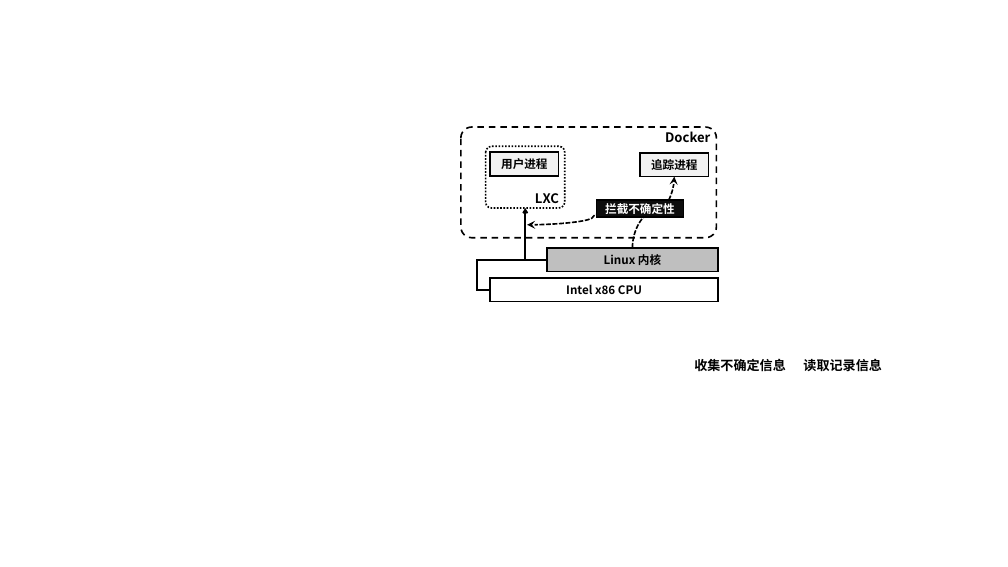
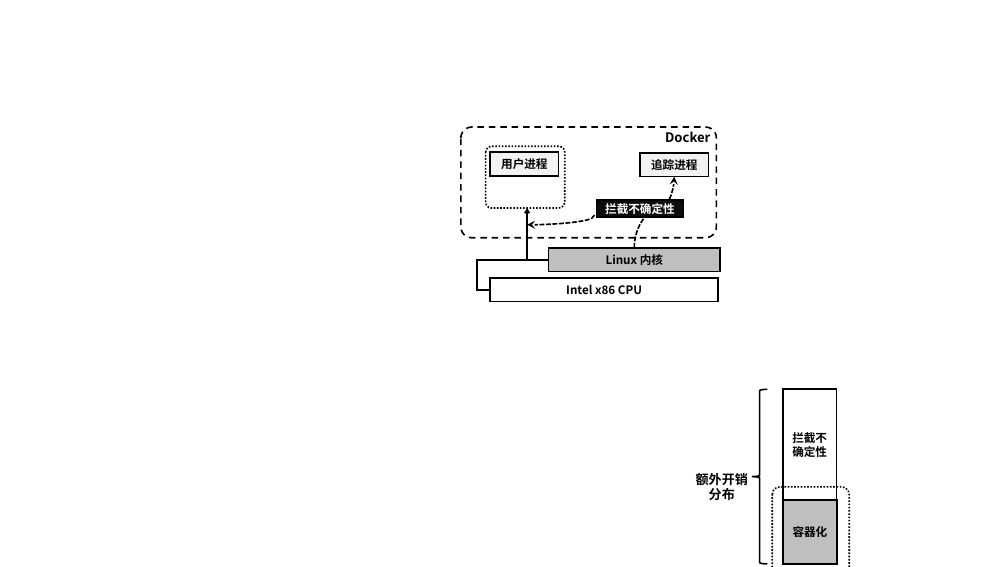
Before and after one commit to Cu1Ao/HelpMe, a slide deck: slide 9 of 插图.pptx (slide 6 before the commit). Drawn at 1008x567 pixels with LibreOffice and Linux fonts; fonts in the diff are those of the drawing. Boxes give left, top, right and bottom in pixels: in the first picture for what was removed or moved away, otherwise in the second. Text is boxed around its words. In the diff, an @@ line names an element or a change of style, - is before the commit and + after.

```diff
--- a/插图.pptx
+++ b/插图.pptx
@@ curved arrow (634, 248) - (674, 177): route changed @@
@@ elbow arrow (548, 260) - (527, 208): route changed @@
@@ text removed at (x1=535, y1=193, x2=559, y2=208) @@
-LXC
@@ text removed at (x1=694, y1=359, x2=786, y2=372) @@
-收集不确定信息
@@ text removed at (x1=803, y1=359, x2=882, y2=371) @@
-读取记录信息
@@ right brace added at (x1=752, y1=389, x2=768, y2=564), outline #000000 2.25 pt @@
@@ rectangle added at (x1=782, y1=389, x2=836, y2=500), outline #000000 2.25 pt, 16 pt, text #000000, bold @@
+拦截不确定性
@@ text added at (x1=696, y1=473, x2=748, y2=500), 18 pt, text #000000, bold @@
+额外开销分布
@@ rounded rectangle added at (x1=772, y1=487, x2=849, y2=567), fill #FFFFFF, outline #000000 2.25 pt dashed @@
@@ rectangle added at (x1=783, y1=500, x2=837, y2=564), fill #BFBFBF, outline #000000 2.25 pt, 16 pt, text #000000, bold @@
+容器化
```
Also in this commit, not shown: 2 other slides changed, 7 slides added, 38 other files.
